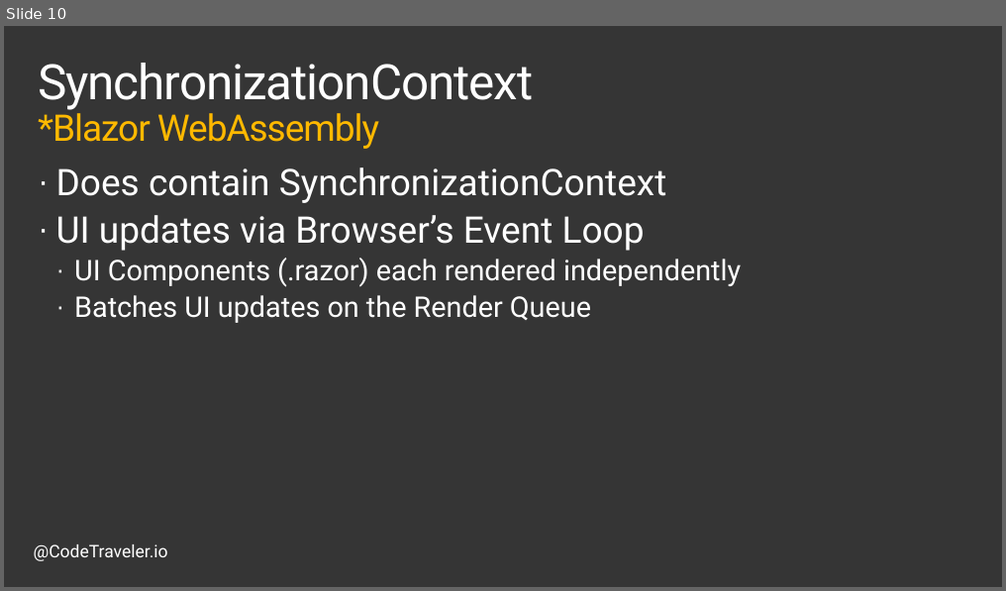
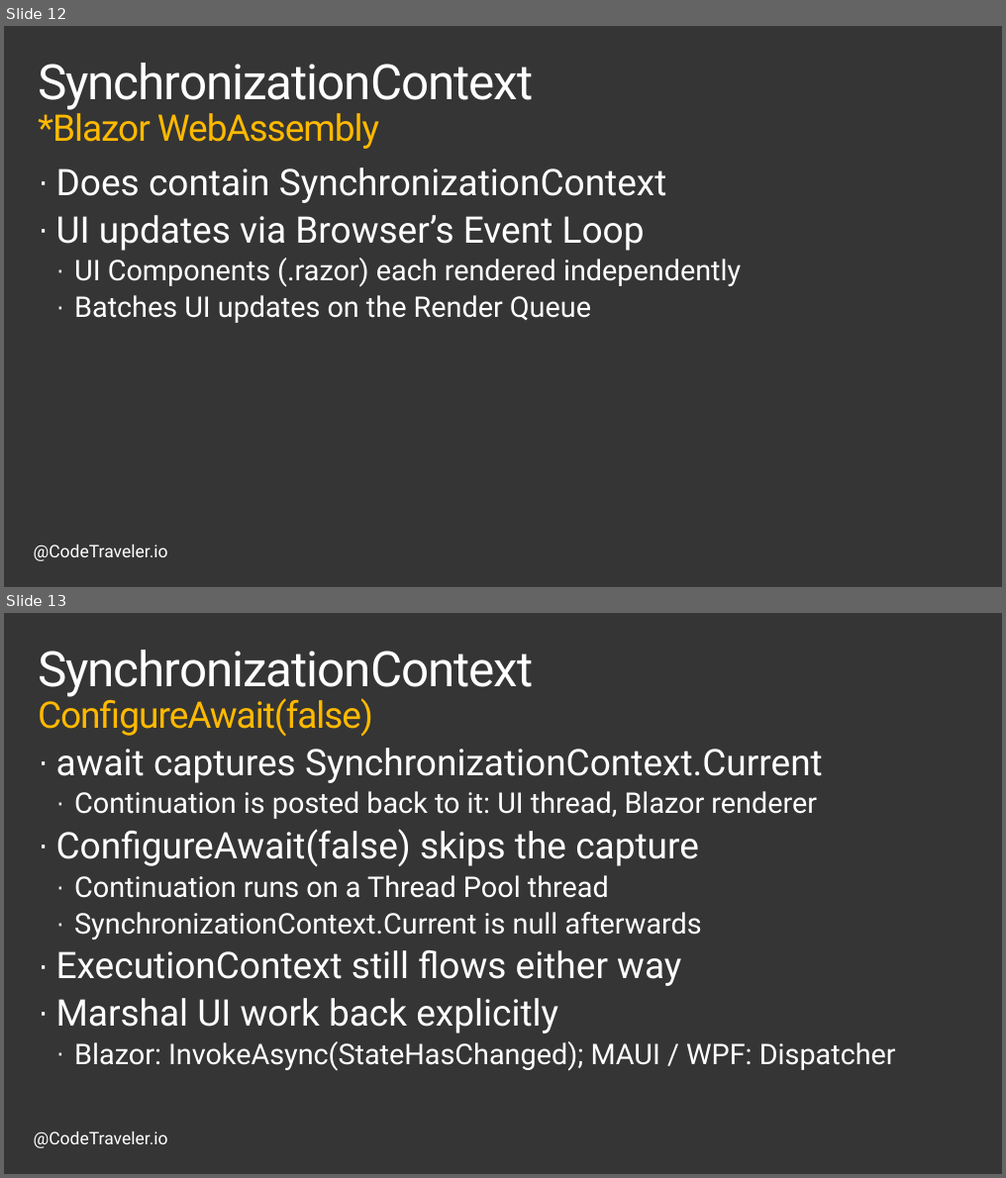
Before and after one commit to TheCodeTraveler/BecomeAnExpertWithAsyncAwait, a slide deck: 3. .NET Internals/Internals.pptx. Shown one above the other, each under a label of ours: slide 10 before the commit, slides 12 and 13 after it. The pictures are 1006x591 and 1006x1178 pixels, drawn with LibreOffice and Linux fonts; fonts in the diff are those of the drawing; background and template pictures are left out. Boxes give left, top, right and bottom in pixels: in the first picture for what was removed or moved away, otherwise in the second. Text is boxed around its words. In the diff, an @@ line names an element or a change of style, - is before the commit and + after.

```diff
--- a/3. .NET Internals/Internals.pptx
+++ b/3. .NET Internals/Internals.pptx
@@ slide 13 added at [4,613,1002,1174], background #353535; not listed: 1 template element that a slide beside it also shows @@
@@ title added at [38,650,533,737], 48 pt, text #FFFFFF @@
+SynchronizationContext
+ConfigureAwait(false)
@@ text added at [56,748,896,1071], 28 pt, text #FFFFFF @@
+· await captures SynchronizationContext.Current
+  · Continuation is posted back to it: UI thread, Blazor renderer
+· ConfigureAwait(false) skips the capture
+  · Continuation runs on a Thread Pool thread
+  · SynchronizationContext.Current is null afterwards
+· ExecutionContext still flows either way
+· Marshal UI work back explicitly
+  · Blazor: InvokeAsync(StateHasChanged); MAUI / WPF: Dispatcher
@@ what was slide 10 is now slide 12 @@
```
Also in this commit, not shown: 2 slides changed, 4 other slides added.
